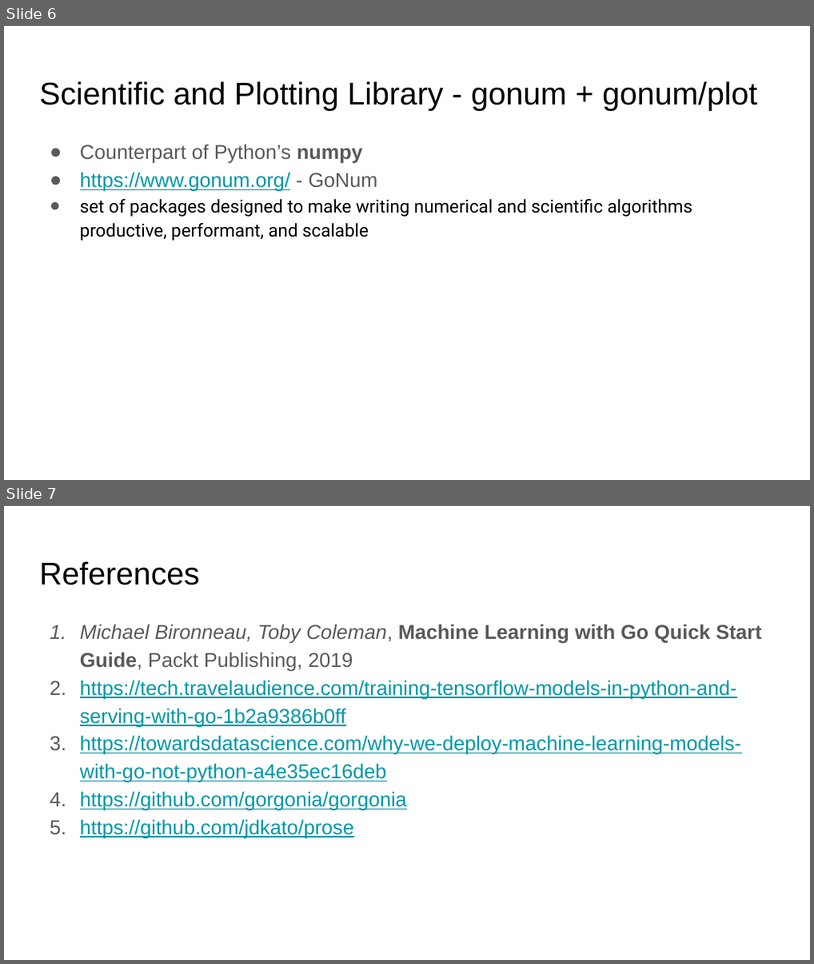
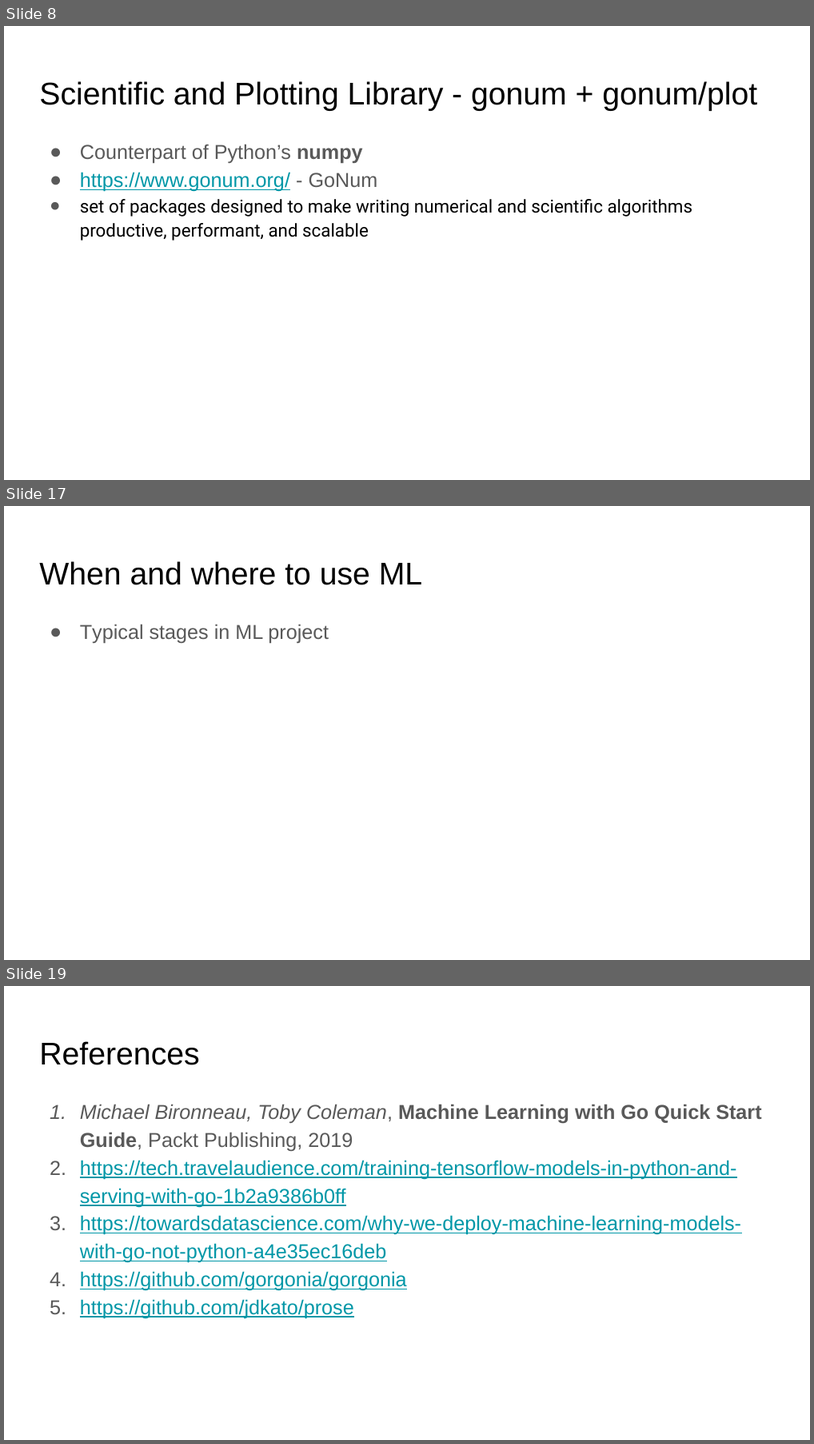
Before and after one commit to ephraimberkovitch/golang_ml, a slide deck: Go ML Meetup.pptx. Shown one above the other, each under a label of ours: slides 6 and 7 before the commit, slides 8, 17 and 19 after it; the slides between them are not shown. The pictures are 814x964 and 814x1444 pixels, drawn with LibreOffice and Linux fonts; fonts in the diff are those of the drawing. Boxes give left, top, right and bottom in pixels: in the first picture for what was removed or moved away, otherwise in the second. Text is boxed around its words. In the diff, an @@ line names an element or a change of style, - is before the commit and + after.

```diff
--- a/Go ML Meetup.pptx
+++ b/Go ML Meetup.pptx
@@ slide 17 added at bbox=[4, 506, 810, 960], background #FFFFFF @@
@@ title added at bbox=[39, 561, 422, 585], 28 pt, text #000000 @@
+When and where to use ML
@@ text added at bbox=[80, 624, 329, 643], 18 pt, text #595959 @@
+● Typical stages in ML project
@@ what was slide 6 is now slide 8 @@
@@ what was slide 7 is now slide 19 @@
```
Also in this commit, not shown: 2 slides changed, 11 other slides added.
